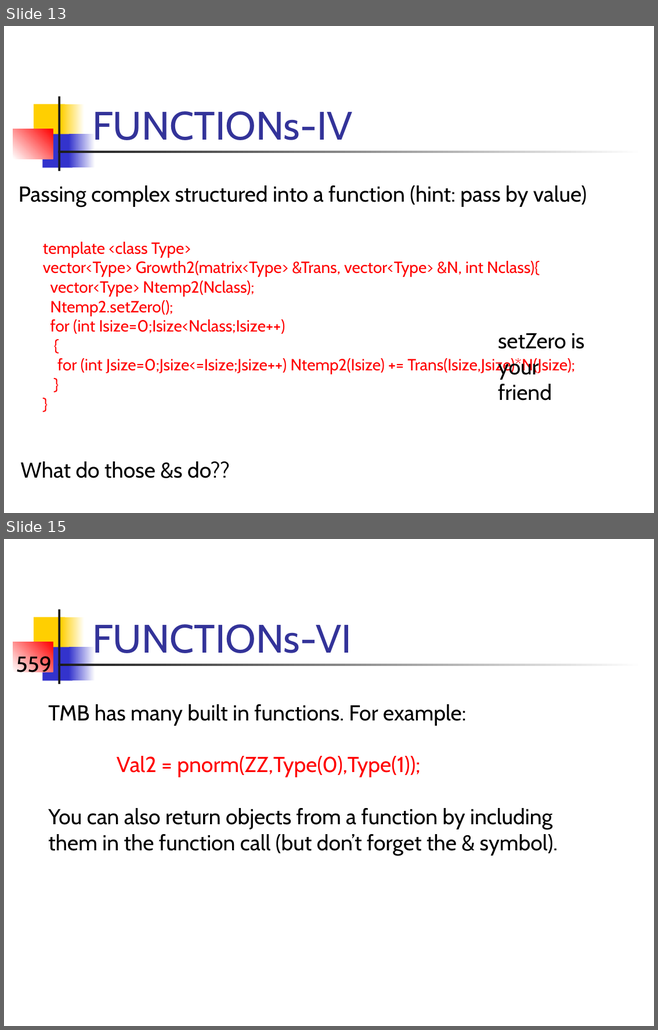
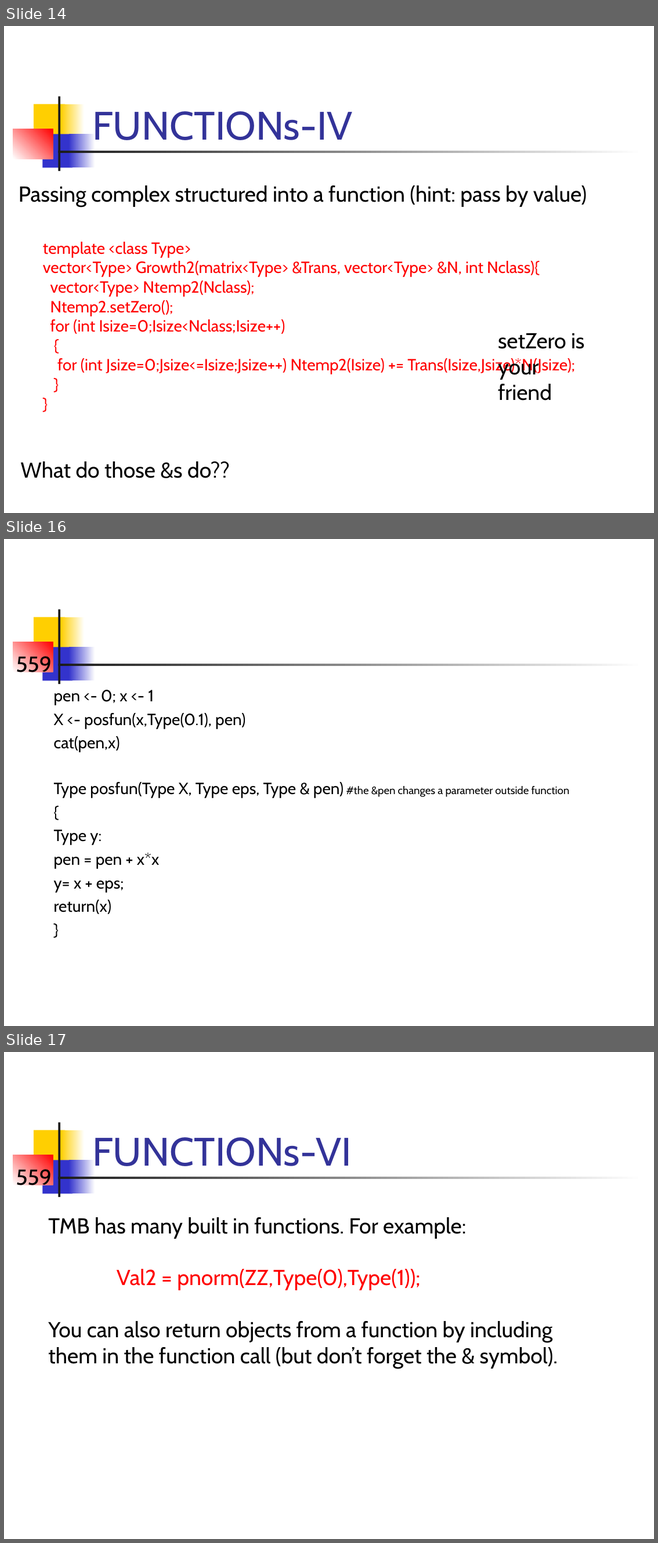
Before and after one commit to briellekwarta19/TMB_workshop, a slide deck: Lectures/LectB.ppt. Shown one above the other, each under a label of ours: slides 13 and 15 before the commit, slides 14, 16 and 17 after it; the slides between them are not shown. The pictures are 658x1030 and 658x1543 pixels, drawn with LibreOffice and Linux fonts; fonts in the diff are those of the drawing. Boxes give left, top, right and bottom in pixels: in the first picture for what was removed or moved away, otherwise in the second. Text is boxed around its words. In the diff, an @@ line names an element or a change of style, - is before the commit and + after.

```diff
--- a/Lectures/LectB.ppt
+++ b/Lectures/LectB.ppt
@@ slide 16 added at bbox=[4, 539, 654, 1026], background #FFFFFF; not listed: 8 template elements that a slide beside it also shows @@
@@ text added at bbox=[54, 690, 570, 914], 18 pt, text #000000 @@
+pen <- 0; x <- 1
+X <- posfun(x,Type(0.1), pen)
+cat(pen,x)
+Type posfun(Type X, Type eps, Type & pen) #the &pen changes a parameter outside function
+{
+Type y:
+pen = pen + x*x
+y= x + eps;
+return(x)
+}
@@ what was slide 13 is now slide 14 @@
@@ what was slide 15 is now slide 17 @@
```
Also in this commit, not shown: 3 slides changed, 1 other slide added, 39 other files.
